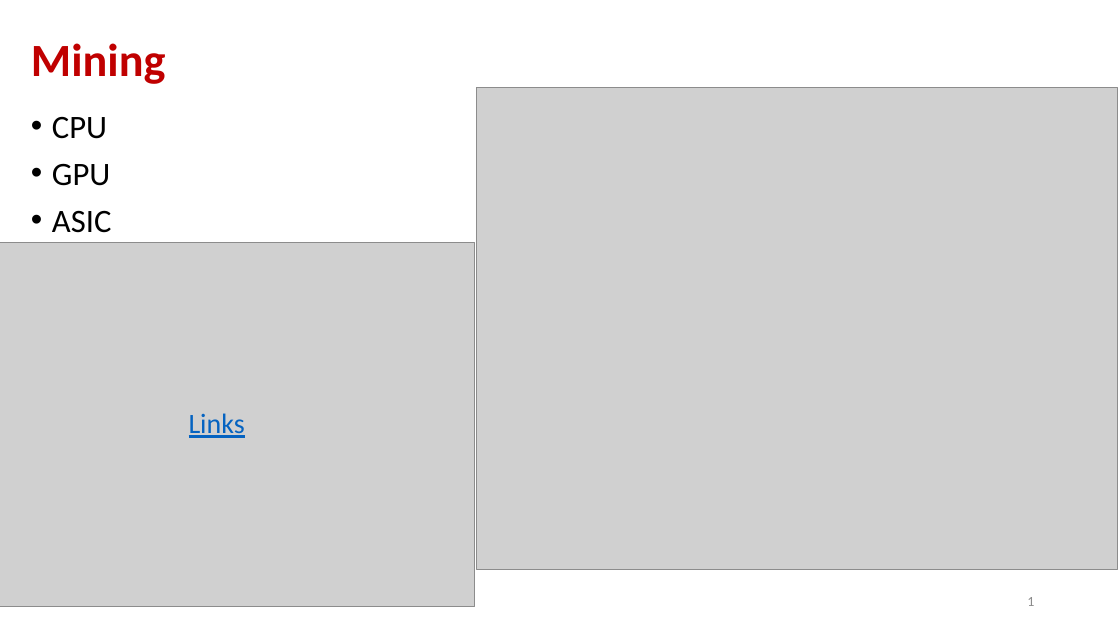
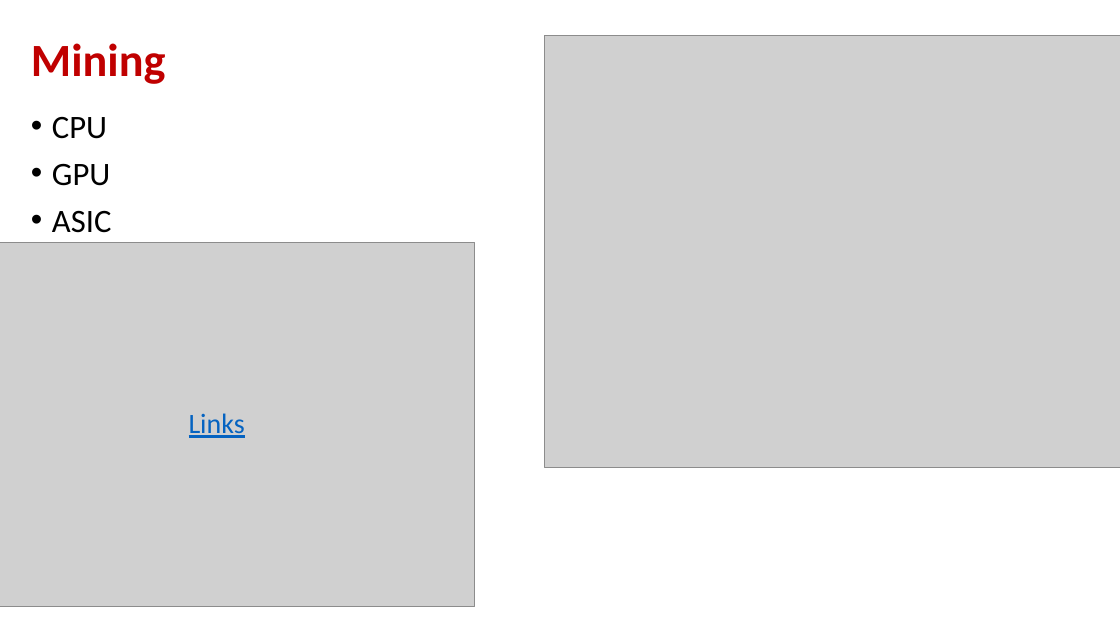
Before and after one commit to andyplusplus/blockchain, a slide deck: slide 1 of how_bitcoin_works/How_02_Mining_blocks_blockchain.pptx. Drawn at 1120x630 pixels with LibreOffice and Linux fonts; fonts in the diff are those of the drawing; grey boxes stand for pictures; background and template pictures are left out. Boxes give left, top, right and bottom in pixels: in the first picture for what was removed or moved away, otherwise in the second. Text is boxed around its words. In the diff, an @@ line names an element or a change of style, - is before the commit and + after.

```diff
--- a/how_bitcoin_works/How_02_Mining_blocks_blockchain.pptx
+++ b/how_bitcoin_works/How_02_Mining_blocks_blockchain.pptx
@@ picture: place and size @@
-picture at [476, 88, 1118, 570]
+picture at [544, 35, 1120, 467]
@@ page number removed at [1027, 597, 1034, 606] @@
-1
```
Also in this commit, not shown: 3 other slides changed, 6 other files.
